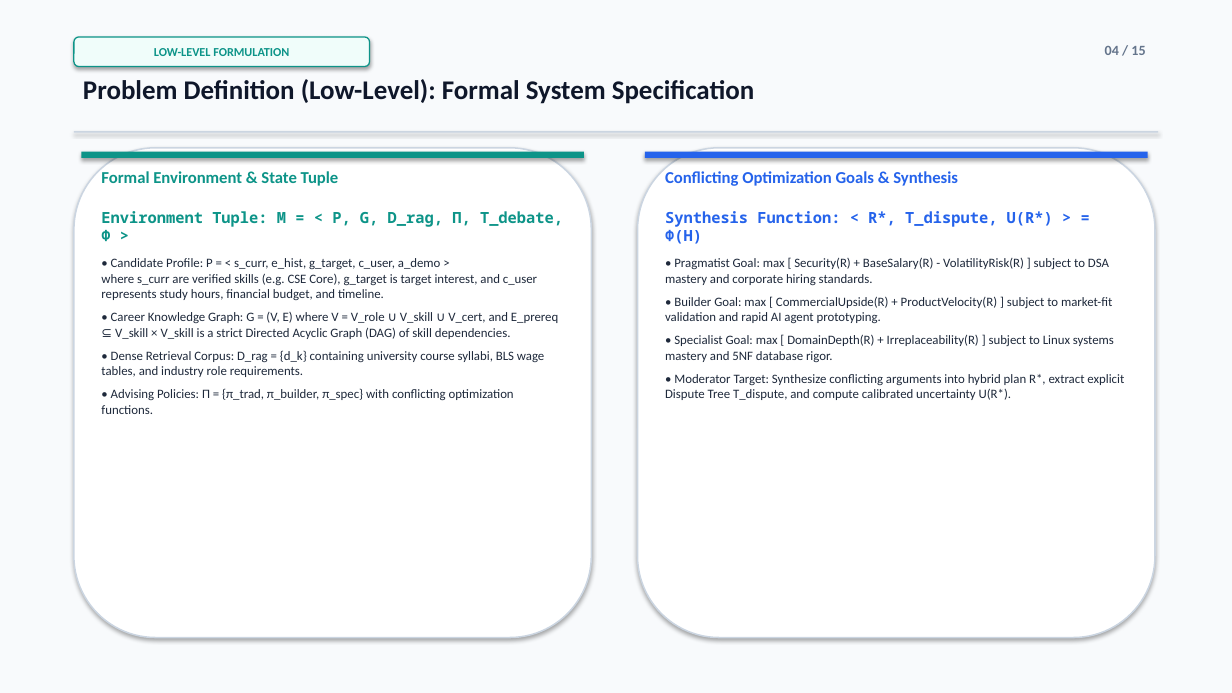
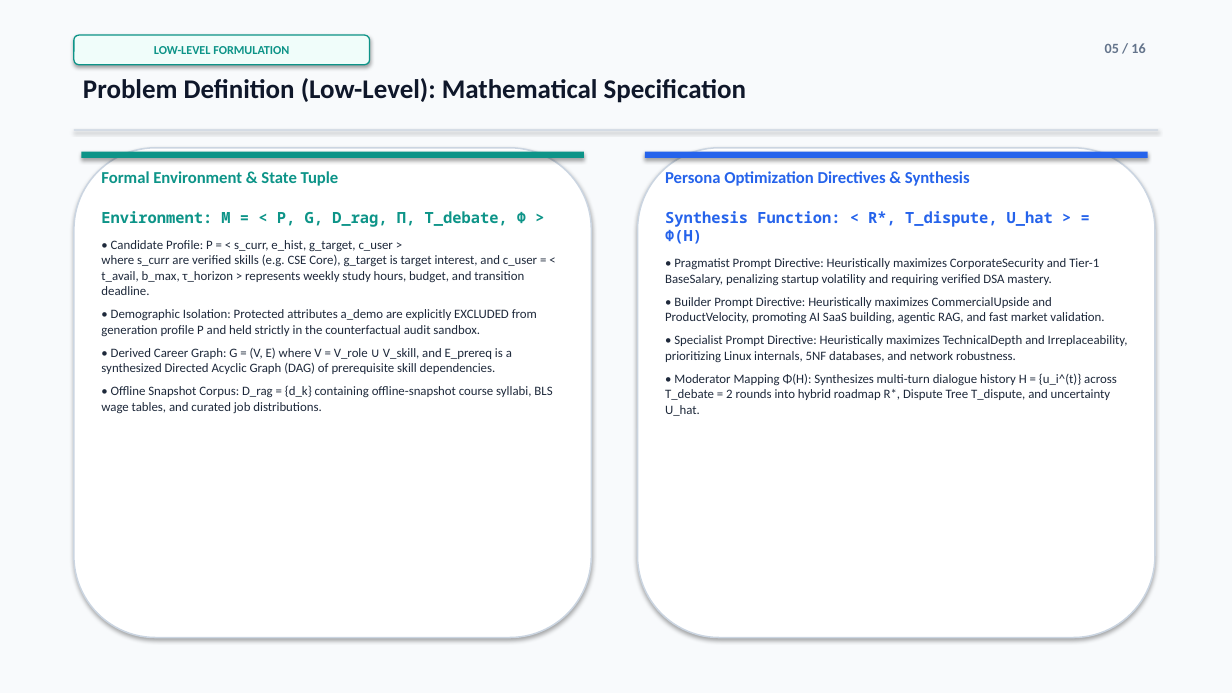
Before and after one commit to parth2024-tech/rai-project, a slide deck: slide 5 of Final_Presentation.pptx (slide 4 before the commit). Drawn at 1232x693 pixels with LibreOffice and Linux fonts; fonts in the diff are those of the drawing. Boxes give left, top, right and bottom in pixels: in the first picture for what was removed or moved away, otherwise in the second. Text is boxed around its words. In the diff, an @@ line names an element or a change of style, - is before the commit and + after.

Commit message:
fix(presentation): resolve audit points across technical definitions, unconfounded ablation, and visual layout

```diff
--- a/Final_Presentation.pptx
+++ b/Final_Presentation.pptx
@@ text at <box>1105,43,1145,53</box>: text changed @@
-04 / 15
+05 / 16
@@ text at <box>83,78,746,103</box>: text changed @@
-Problem Definition (Low-Level): Formal System Specification
+Problem Definition (Low-Level): Mathematical Specification
@@ text at <box>665,171,970,186</box>: text changed @@
-Conflicting Optimization Goals & Synthesis
+Persona Optimization Directives & Synthesis
@@ text at <box>101,211,552,413</box>: text changed @@
-Environment Tuple: M = < P, G, D_rag, Π, T_debate, Φ >
-• Candidate Profile: P = < s_curr, e_hist, g_target, c_user, a_demo >
-where s_curr are verified skills (e.g. CSE Core), g_target is target interest, and c_user represents study hours, financial budget, and timeline.
-• Career Knowledge Graph: G = (V, E) where V = V_role ∪ V_skill ∪ V_cert, and E_prereq ⊆ V_skill × V_skill is a strict Directed Acyclic Graph (DAG) of skill dependencies.
-• Dense Retrieval Corpus: D_rag = {d_k} containing university course syllabi, BLS wage tables, and industry role requirements.
-• Advising Policies: Π = {π_trad, π_builder, π_spec} with conflicting optimization functions.
+Environment: M = < P, G, D_rag, Π, T_debate, Φ >
+• Candidate Profile: P = < s_curr, e_hist, g_target, c_user >
+where s_curr are verified skills (e.g. CSE Core), g_target is target interest, and c_user = < t_avail, b_max, τ_horizon > represents weekly study hours, budget, and transition deadline.
+• Demographic Isolation: Protected attributes a_demo are explicitly EXCLUDED from generation profile P and held strictly in the counterfactual audit sandbox.
+• Derived Career Graph: G = (V, E) where V = V_role ∪ V_skill, and E_prereq is a synthesized Directed Acyclic Graph (DAG) of prerequisite skill dependencies.
+• Offline Snapshot Corpus: D_rag = {d_k} containing offline-snapshot course syllabi, BLS wage tables, and curated job distributions.
@@ text at <box>665,211,1128,416</box>: text changed @@
-Synthesis Function: < R*, T_dispute, U(R*) > = Φ(H)
-• Pragmatist Goal: max [ Security(R) + BaseSalary(R) - VolatilityRisk(R) ] subject to DSA mastery and corporate hiring standards.
-• Builder Goal: max [ CommercialUpside(R) + ProductVelocity(R) ] subject to market-fit validation and rapid AI agent prototyping.
-• Specialist Goal: max [ DomainDepth(R) + Irreplaceability(R) ] subject to Linux systems mastery and 5NF database rigor.
-• Moderator Target: Synthesize conflicting arguments into hybrid plan R*, extract explicit Dispute Tree T_dispute, and compute calibrated uncertainty U(R*).
+Synthesis Function: < R*, T_dispute, U_hat > = Φ(H)
+• Pragmatist Prompt Directive: Heuristically maximizes CorporateSecurity and Tier-1 BaseSalary, penalizing startup volatility and requiring verified DSA mastery.
+• Builder Prompt Directive: Heuristically maximizes CommercialUpside and ProductVelocity, promoting AI SaaS building, agentic RAG, and fast market validation.
+• Specialist Prompt Directive: Heuristically maximizes TechnicalDepth and Irreplaceability, prioritizing Linux internals, 5NF databases, and network robustness.
+• Moderator Mapping Φ(H): Synthesizes multi-turn dialogue history H = {u_i^(t)} across T_debate = 2 rounds into hybrid roadmap R*, Dispute Tree T_dispute, and uncertainty U_hat.
```
Also in this commit, not shown: 11 other slides changed, 4 slides added, 3 slides removed, 2 other files.
